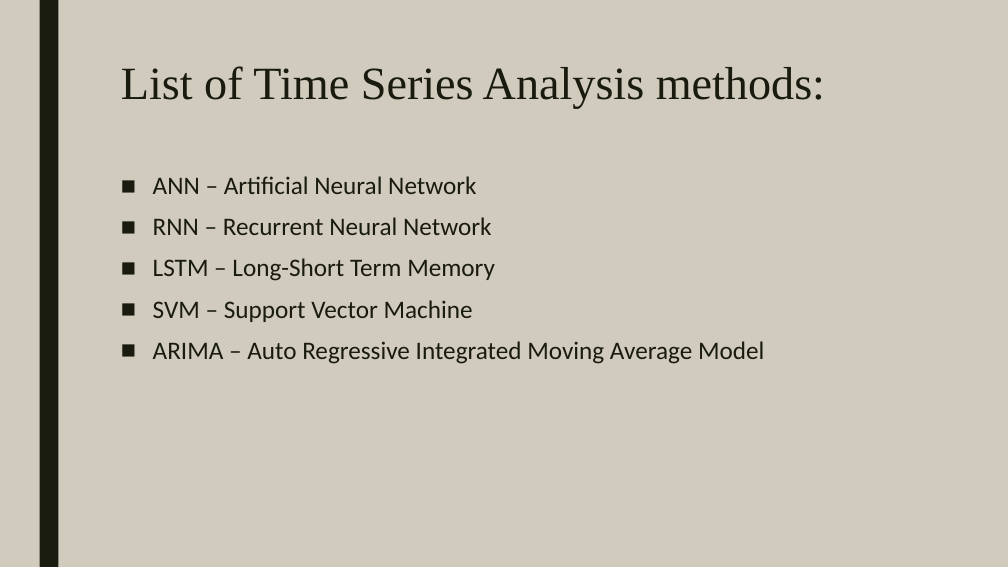
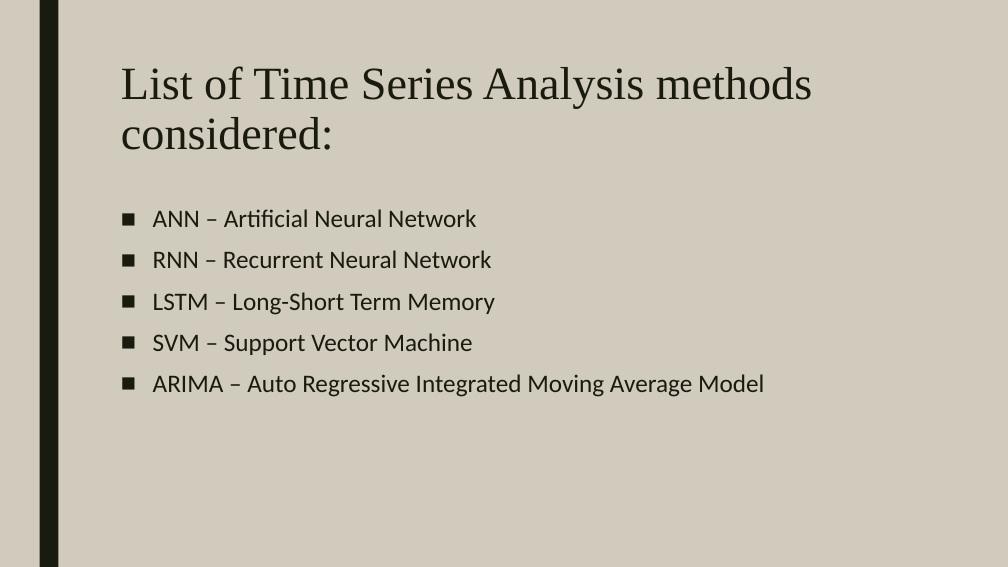
Before and after one commit to smit53/Review-Paper_ARIMA-Model, a slide deck: slide 4 of review paper/Time series analysis.pptx. Drawn at 1008x567 pixels with LibreOffice and Linux fonts; fonts in the diff are those of the drawing. Boxes give left, top, right and bottom in pixels: in the first picture for what was removed or moved away, otherwise in the second. Text is boxed around its words. In the diff, an @@ line names an element or a change of style, - is before the commit and + after.

```diff
--- a/review paper/Time series analysis.pptx
+++ b/review paper/Time series analysis.pptx
@@ title at [121, 66, 812, 150]: text changed @@
-List of Time Series Analysis methods:
+List of Time Series Analysis methods considered:
@@ text "ANN – Artificial Neural Network": place and size @@
-text "ANN – Artificial Neural Network" at [153, 176, 764, 364]
+text "ANN – Artificial Neural Network" at [153, 209, 764, 397]
```
Also in this commit, not shown: 7 other slides changed, 5 slides added, 4 slides removed, 3 other files.
